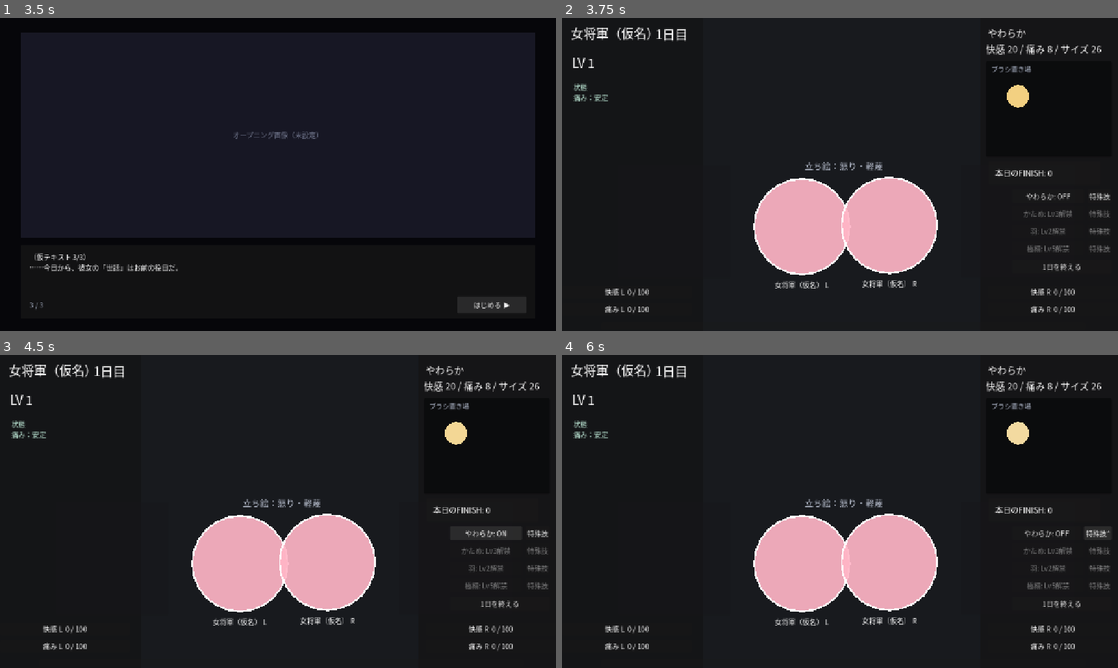
Above: before the commit, frames 1-4 (two rows, left to right).
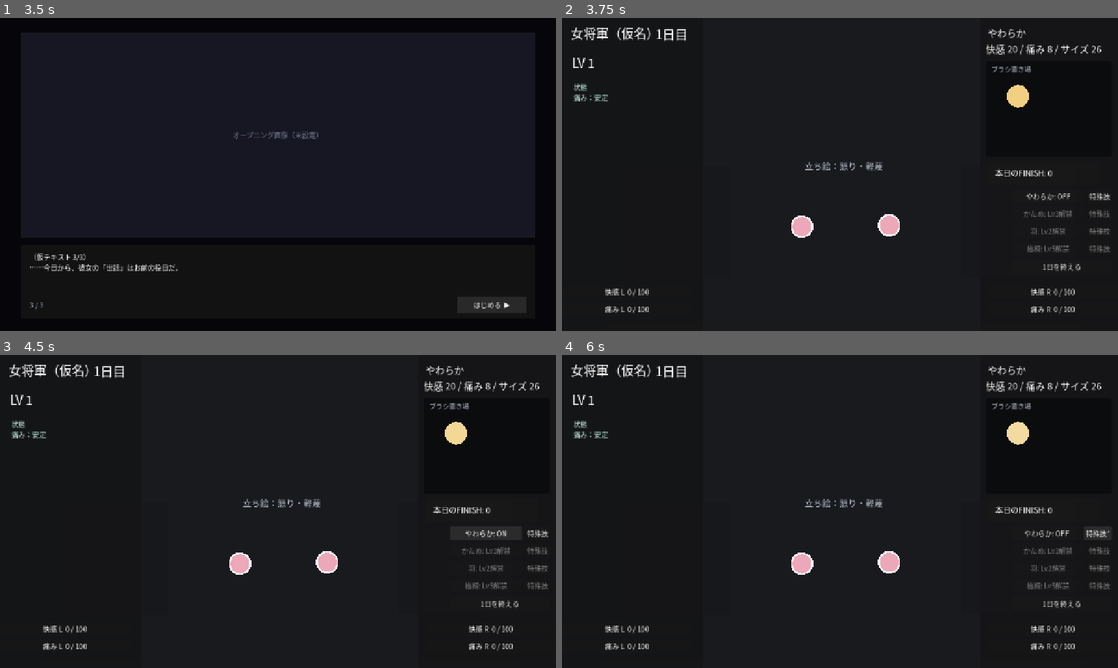
Above: after the commit, the same moments.

Repository: ankored33/slime
Game: Godot game, scene res://scenes/main.tscn
Same seed, same stepped clock (60 frames per second), same inputs: the game is played once before the commit and once after it.
Inputs:
- Up to frame 1 (3.5 s): click "はじめる" at 0.5 s; click "この娘をいじる" at 1.25 s; click "次へ ▼" at 2 s; click "次へ ▼" at 2.75 s
- Up to frame 2 (3.75 s): click "はじめる ▶" at 3.5 s
- Up to frame 3 (4.5 s): click "やわらか: OFF" at 4.25 s
- Up to frame 4 (6 s): click "やわらか: ON" at 5 s; click "特殊技" at 5.75 s

Frame 1 is identical in both runs. In frame 2, 8.2% of the frame differs, in the area x 34-68%, y 50-87%; in frame 3, 8.2%; in frame 4, 8.2%.

Commit message:
Shrink polish targets to nipple-overlay scale
The targets are small overlays on the character art (hit areas over
the portrait), not standalone slimes: radius drops from 110/98 to
24/22, and the per-target name label hides below radius 60. Asset
list updated to describe the overlay cutouts (128x128, aligned to the
portrait; positions to be tuned when the art lands).

Co-Authored-By: Claude Fable 5 <noreply@anthropic.com>

Diff:
--- a/godot/scripts/main.gd
+++ b/godot/scripts/main.gd
@@ -17,14 +17,16 @@
 		"expressions": {},
 		"profile": "（プロフィール仮テキスト）\n所属・経歴・気性などをここに差し込む。",
 		"color": Color(1.0, 0.71, 0.78, 0.92),
+		# 磨きターゲット = 立ち絵に重ねる乳首部分の小画像＋当たり判定。
+		# 位置は本素材が来たら立ち絵に合わせて調整する。
 		"left": {
 			"position": Vector2(552.5, 480.0),
-			"radius": 110.0,
+			"radius": 24.0,
 			"image": ""
 		},
 		"right": {
 			"position": Vector2(753.5, 477.0),
-			"radius": 110.0,
+			"radius": 24.0,
 			"image": ""
 		},
 		"level": 1,
@@ -56,12 +58,12 @@
 		"color": Color(0.47, 0.9, 0.78, 0.92),
 		"left": {
 			"position": Vector2(560.0, 474.0),
-			"radius": 98.0,
+			"radius": 22.0,
 			"image": ""
 		},
 		"right": {
 			"position": Vector2(746.0, 471.0),
-			"radius": 98.0,
+			"radius": 22.0,
 			"image": ""
 		},
 		"level": 1,
--- a/godot/scripts/slime_target.gd
+++ b/godot/scripts/slime_target.gd
@@ -179,6 +179,8 @@
 		_hearts.position = Vector2(0.0, -radius * 0.3)
 	if _heart_burst != null:
 		_heart_burst.emission_sphere_radius = radius * 0.5
+	# 部位ターゲットが小さいときは名前ラベルを出さない（立ち絵に重なって邪魔になる）。
+	_label.visible = radius >= 60.0
 	_label.text = display_name
 	_label.position = Vector2(-radius, radius + 12.0)
 	_label.size = Vector2(radius * 2.0, 28.0)
Not shown, changed: docs/asset_list.md
